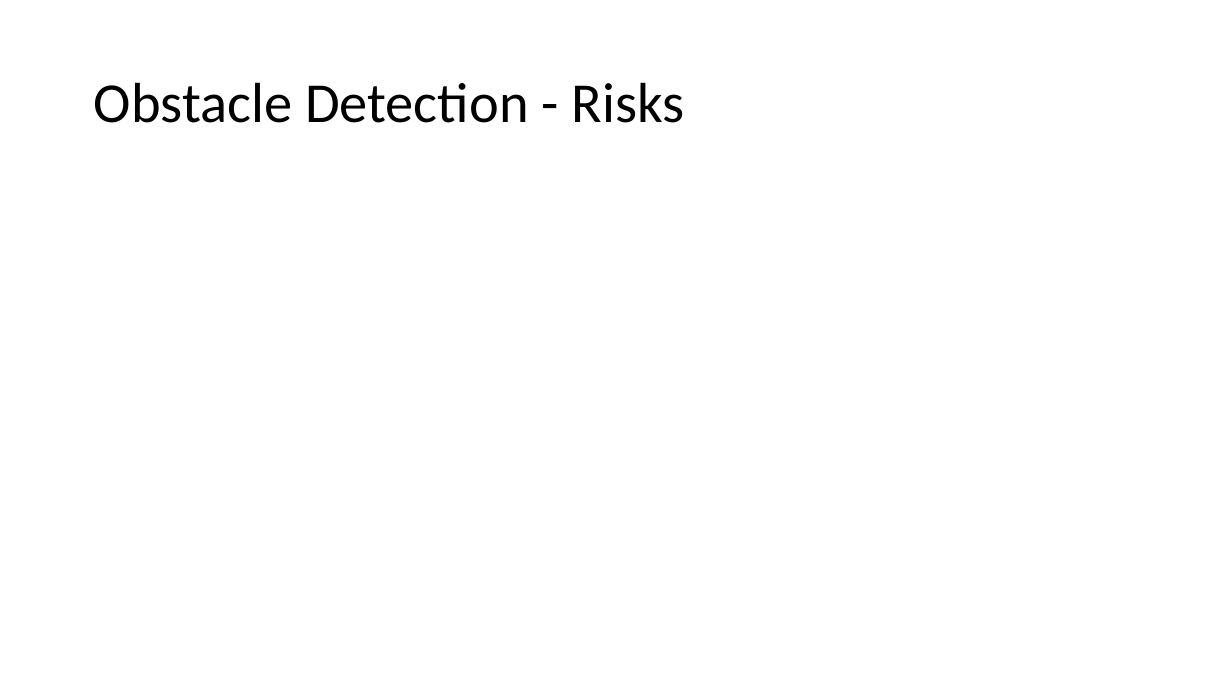
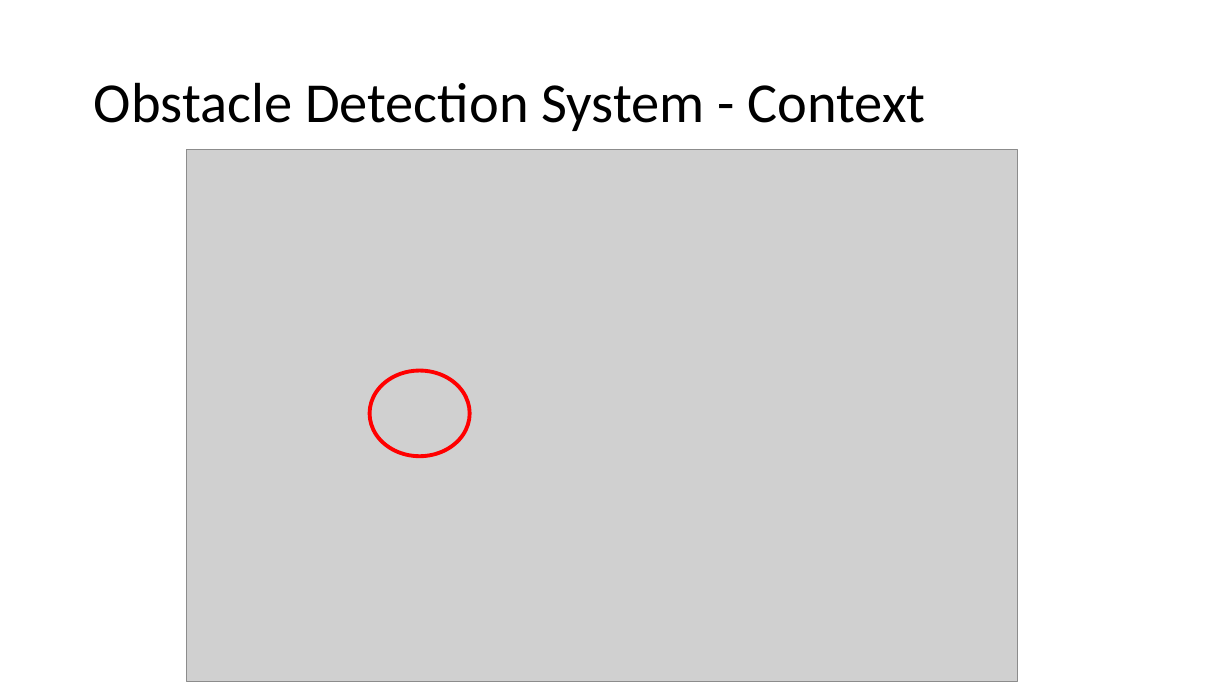
Before and after one commit to ajgeemail/edpAutoCar, a slide deck: slide 1 of System Documentation/ODS powerpoint.pptx (slide 6 before the commit). Drawn at 1232x693 pixels with LibreOffice and Linux fonts; fonts in the diff are those of the drawing; grey boxes stand for pictures. Boxes give left, top, right and bottom in pixels: in the first picture for what was removed or moved away, otherwise in the second. Text is boxed around its words. In the diff, an @@ line names an element or a change of style, - is before the commit and + after.

```diff
--- a/System Documentation/ODS powerpoint.pptx
+++ b/System Documentation/ODS powerpoint.pptx
@@ title at box(94, 82, 925, 131): text changed @@
-Obstacle Detection - Risks
+Obstacle Detection System - Context
@@ picture added at box(187, 150, 1018, 682) @@
@@ ellipse added at box(370, 371, 470, 457), outline #FF0000 3 pt @@
```
Also in this commit, not shown: 3 other slides changed, 6 slides added, 2 slides removed, 21 other files.
